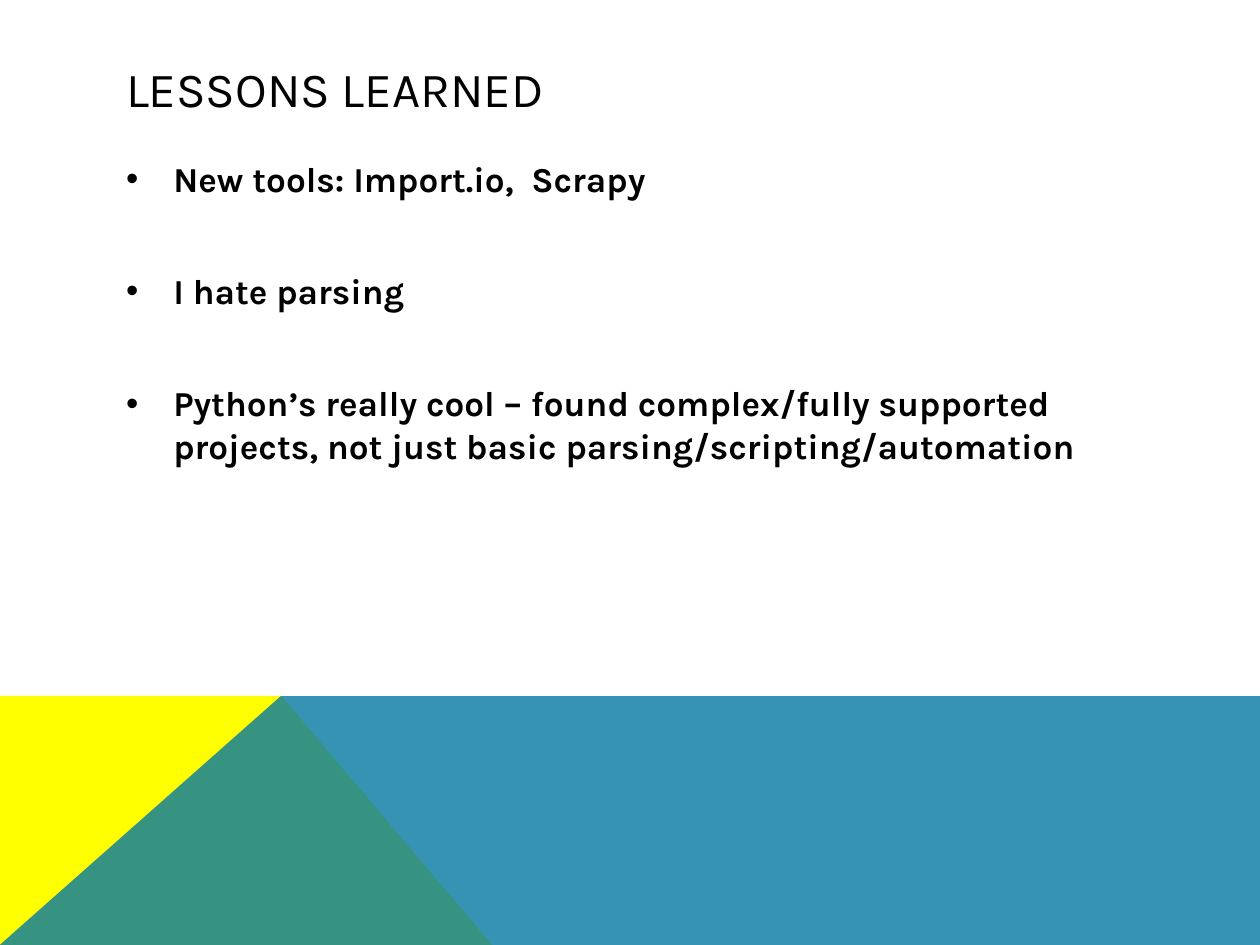
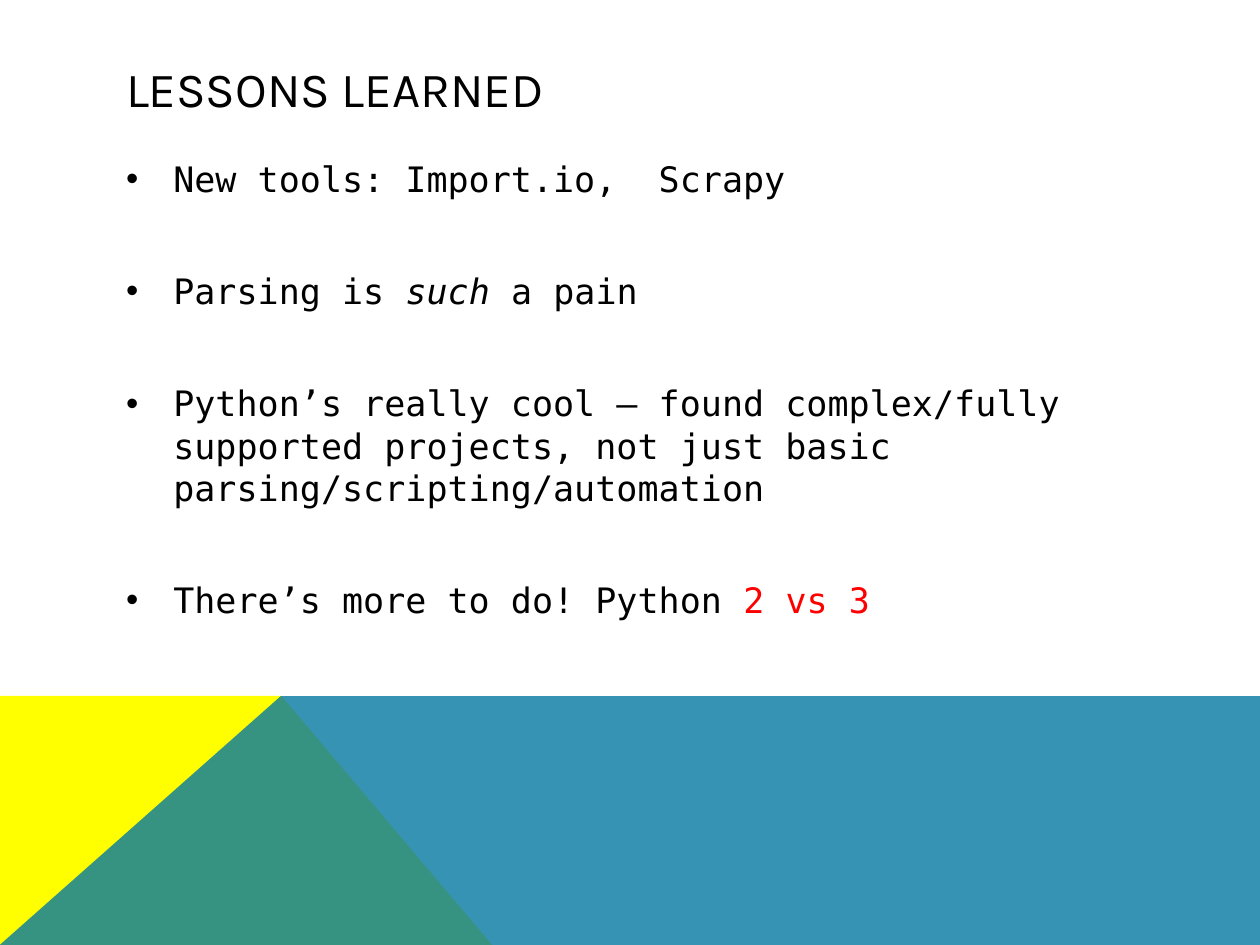
Before and after one commit to eburdon/Seng371-SoftwareEvolutionClassProject, a slide deck: slide 11 of Presentation_PythonEvolution.pptx. Drawn at 1260x945 pixels with LibreOffice and Linux fonts; fonts in the diff are those of the drawing. Boxes give left, top, right and bottom in pixels: in the first picture for what was removed or moved away, otherwise in the second. Text is boxed around its words. In the diff, an @@ line names an element or a change of style, - is before the commit and + after.

Commit message:
Updated presentation

```diff
--- a/Presentation_PythonEvolution.pptx
+++ b/Presentation_PythonEvolution.pptx
@@ text at (173,165,1059,509): font Karla to DejaVu Sans Mono, bold off in "New tools: Import.io, Scrapy", "Python’s really cool – found complex/fully supported ..." @@
@@ text at (173,277,637,312): text changed; font Karla to DejaVu Sans Mono; bold off @@
-• I hate parsing
+• Parsing is such a pain
@@ text at (173,586,870,621): paragraph added @@
+• There’s more to do! Python 2 vs 3
```
Also in this commit, not shown: 10 other slides changed, 1 slide added.
